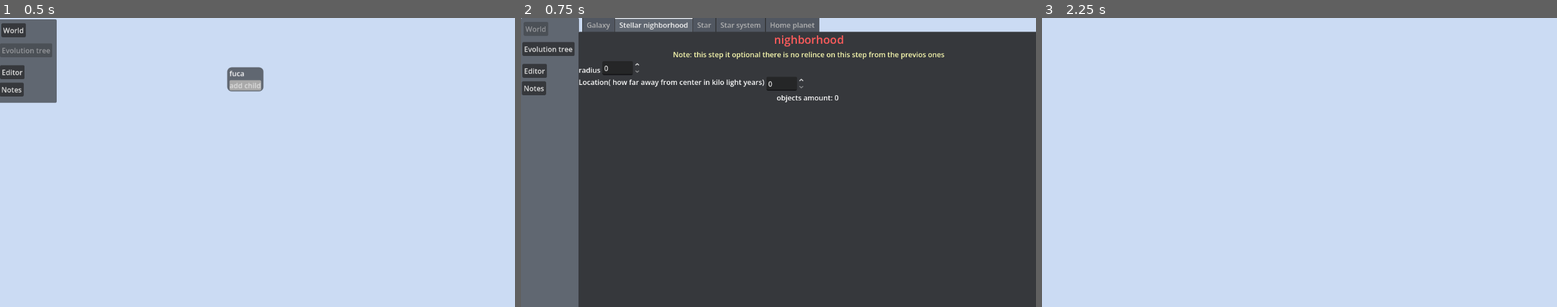
Above: before the commit, frames 1-3 (left to right).
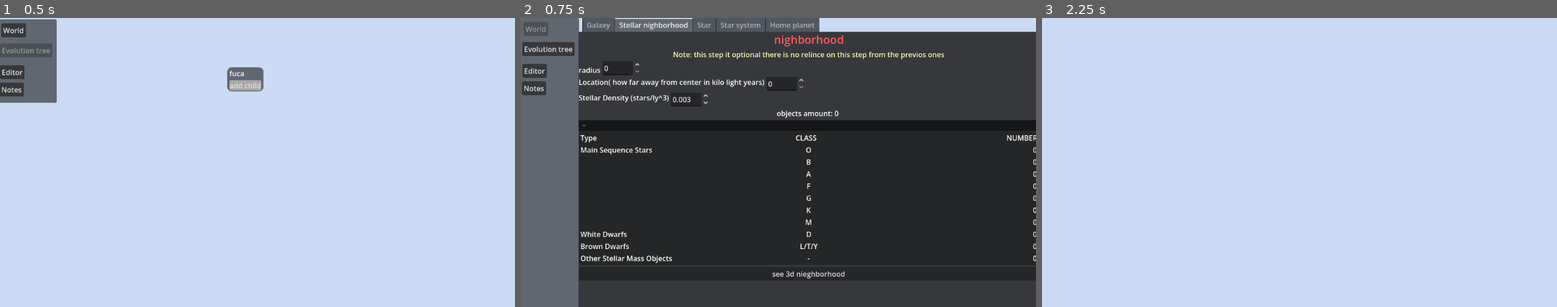
Above: after the commit, the same moments.

Repository: spicode/Planethra
Game: Godot game, scene res://main/scenes/main.tscn
The game is run twice, just before and just after one commit, with the same random seed, the same clock (stepped at 60 frames per second) and the same inputs.
Inputs:
- Up to frame 1 (0.5 s): no input
- Up to frame 2 (0.75 s): click "World" at 0.5 s
- Up to frame 3 (2.25 s): click "Evolution tree" at 1.25 s; click "Notes" at 2 s

Frame 1 is identical in both runs. In frame 2, 4.8% of the frame differs, in the area x 11-100%, y 26-91%; in frame 3, nothing differs.

Commit message:
welp good night

Diff:
--- a/Global.gd
+++ b/Global.gd
@@ -4,7 +4,7 @@
 var evotreepath
 var activeScene
 # takes a kelvin temprature and returns an rgb color. idk how it works
-func Kelvin2Rgb(Temperature:int) -> Color:
+func Kelvin2Rgb(Temperature:float) -> Color:
 	Temperature = Temperature / 100;
 	var Red
 	var Green
@@ -56,5 +56,5 @@
 
 	var rgb = Color(round(Red),round(Green),round(Blue))
 	return rgb;
-func is_in_range(min,max,value) -> bool:
-	return value>min and value < max
+func is_in_range(_min,_max,value) -> bool:
+	return value>_min and value < _max
--- a/main/scripts/treeloader.gd
+++ b/main/scripts/treeloader.gd
@@ -117,6 +117,7 @@
 	get_tree().reload_current_scene()
 func treeHasRoot()->bool:
 	var file = FileAccess.open(evotreepathlocal,FileAccess.READ_WRITE)
+
 	assert(file.file_exists(evotreepathlocal),"uhh.. where is evotree sure not in given path")
 	var json = file.get_as_text()
 	var json_object = JSON.new()
--- /dev/null
+++ b/start/Planet.gd
@@ -0,0 +1 @@
+class_name Planet extends Node
--- /dev/null
+++ b/start/StellarSystem.gd
@@ -0,0 +1,56 @@
+class_name StellarSystem extends Resource
+
+enum SystemType {
+	SINGLE,
+	BINARY,
+	TRIPLE,
+	QUADROPLE_PLUS
+}
+
+# [min_mass, max_mass, alpha] — alpha controls how top-heavy-rare the tail is
+var ClassToMass = {
+	"O": [16.0, 291.0, 2.35],
+	"B": [2.1, 16.0, 2.35],
+	"A": [1.4, 2.1, 2.35],
+	"F": [1.04, 1.4, 2.35],
+	"G": [0.8, 1.4, 2.35],
+	"K": [0.45, 0.8, 2.35],
+	"M": [0.08, 0.45, 1.3],
+	"D": [0.5, 0.7, 1.3],
+	"LTY": [0.012415, 0.0764, 1.3],
+	"OTHER": [30, 2000, 5],
+
+}
+
+var SType: SystemType
+var Planets: Array[Planet]
+var Stars: Array[Star]
+
+var _rng := RandomNumberGenerator.new()
+
+func _init():
+	_rng.randomize()
+
+func makeStellarSystem(Type, starTypes: Array[String]):
+	SType = SystemType.get(Type)
+	var StarNum = SystemType.get(Type) + 1
+	if not StarNum == starTypes.size():
+		printerr("System type and star type.size aren't equal FIX IT!!!!1!")
+
+	for star in range(StarNum):
+		var type = starTypes.pop_front()
+		var _star = Star.new()
+
+		var range_and_alpha = ClassToMass[type]
+		var mass = sample_mass(range_and_alpha[0], range_and_alpha[1], range_and_alpha[2], _rng)
+
+		_star.makeStar(mass)
+		Stars.append(_star)
+
+static func sample_mass(mass_min: float, mass_max: float, alpha: float, rng: RandomNumberGenerator) -> float:
+	var u = rng.randf()
+	var e = 1.0 - alpha
+	var low = pow(mass_min, e)
+	var high = pow(mass_max, e)
+	var val = low + u * (high - low)
+	return pow(val, 1.0 / e)
--- /dev/null
+++ b/start/Stellarneighborhood.gd
@@ -0,0 +1,193 @@
+class_name StellarNighborhood extends Resource
+
+var A = 0
+var B = 0
+var F = 0
+var O = 0
+var G = 0
+var K = 0
+var M = 0
+var D = 0
+var LTY=0
+var other=0
+var total=0
+var quadroplesPlus
+var triples
+var doubles
+var singles
+var totalSystems
+var stars:Array[StellarSystem]
+class Temps:
+	var O_Temp
+	var B_Temp
+	var A_Temp
+	var F_Temp
+	var G_Temp
+	var K_Temp
+	var M_Temp
+	var D_Temp
+	var LTY_Temp
+	var Other_Temp
+	var temp_quadroplesPlus
+	var temp_triples
+	var temp_doubles
+	var temp_singles
+func classify_stellar_nieghborhood(_nieghborhood_density,_nighborhoodsize):
+	B = snapped(((_nieghborhood_density*((4.0/3.0)*PI*_nighborhoodsize**3.0))*0.9*0.0013),0)
+	O = snapped(((_nieghborhood_density*((4.0/3.0)*PI*_nighborhoodsize**3.0))*0.9*0.0000003),0)
+	A = snapped(((_nieghborhood_density*((4.0/3.0)*PI*_nighborhoodsize**3.0))*0.9*0.006),0)
+	F = snapped(((_nieghborhood_density*((4.0/3.0)*PI*_nighborhoodsize**3.0))*0.9*0.03),0)
+	G = snapped(((_nieghborhood_density*((4.0/3.0)*PI*_nighborhoodsize**3.0))*0.9*0.076),0)
+	K = snapped(((_nieghborhood_density*((4.0/3.0)*PI*_nighborhoodsize**3.0))*0.9*0.121),0)
+	M = snapped(((_nieghborhood_density*((4.0/3.0)*PI*_nighborhoodsize**3.0))*0.9*0.7645),0)
+	D = snapped(((_nieghborhood_density*((4.0/3.0)*PI*_nighborhoodsize**3.0))*0.9*0.09),0)
+	LTY= snapped((_nieghborhood_density*((4.0/3.0)*PI*_nighborhoodsize**3.0))/2.5,0)
+	other=floor((_nieghborhood_density*((4.0/3.0)*PI*_nighborhoodsize**3.0))*0.01)
+	total=O+B+A+F+G+K+M+D+LTY+other
+	var temps= Temps.new()
+	temps.O_Temp=O
+	temps.B_Temp=B
+	temps.A_Temp=A
+	temps.F_Temp=F
+	temps.G_Temp=G
+	temps.K_Temp=K
+	temps.M_Temp=M
+	temps.D_Temp=D
+	temps.LTY_Temp=LTY
+	temps.Other_Temp=other
+	quadroplesPlus=round((total/1.58)*0.03)
+	triples=round((total/1.58)*0.08)
+	doubles=round((total/1.58)*0.33)
+	singles=total-((doubles*2)+(triples*3)+(quadroplesPlus*4))
+	temps.temp_quadroplesPlus=quadroplesPlus
+	temps.temp_triples=triples
+	temps.temp_doubles=doubles
+	temps.temp_singles=singles
+	totalSystems=quadroplesPlus+triples+doubles+singles
+	for system in range(totalSystems):
+		var system_type=chooseSystemType(temps)
+		var starTypes:Array[String]
+		match system_type:
+			"SINGLE":
+				var type= randomStarType(temps)
+				starTypes.append(type)
+				removeStarFromTemp(type,temps)
+				temps.temp_singles-=1
+			"BINARY":
+				var type= randomStarType(temps)
+				var type2= randomStarType(temps)
+				starTypes.append(type)
+				starTypes.append(type2)
+				removeStarFromTemp(type,temps)
+				removeStarFromTemp(type2,temps)
+				temps.temp_doubles-=1
+			"TRIPLE":
+				var type= randomStarType(temps)
+				removeStarFromTemp(type,temps)
+				starTypes.append(type)
+				var type2= randomStarType(temps)
+				removeStarFromTemp(type2,temps)
+				starTypes.append(type2)
+				var type3= randomStarType(temps)
+				starTypes.append(type3)
+				removeStarFromTemp(type3,temps)
+				temps.temp_triples-=1
+			"QUADROPLE_PLUS":
+				var type= randomStarType(temps)
+				removeStarFromTemp(type,temps)
+				var type2= randomStarType(temps)
+				removeStarFromTemp(type2,temps)
+				var type3= randomStarType(temps)
+				removeStarFromTemp(type3,temps)
+				var type4= randomStarType(temps)
+				removeStarFromTemp(type4,temps)
+				starTypes.append(type)
+				starTypes.append(type2)
+				starTypes.append(type3)
+				starTypes.append(type4)
+				temps.temp_quadroplesPlus-=1
+		var cursystem=StellarSystem.new()
+		cursystem.makeStellarSystem(system_type,starTypes)
+	return self
+func randomStarType(temps):
+	var keys = Star.starType.keys()
+	var type = keys[randi_range(0, keys.size() - 1)]
+	var type_num = Star.starType[type]
+
+	while true:
+
+		match type:
+			"O":
+				if temps.O_Temp>0:
+					break
+			"B":
+				if temps.B_Temp>0:
+					break
+			"A":
+				if temps.A_Temp>0:
+					break
+			"F":
+				if temps.F_Temp>0:
+					break
+			"G":
+				if temps.G_Temp>0:
+					break
+			"K":
+				if temps.K_Temp>0:
+					break
+			"M":
+				if temps.M_Temp>0:
+					break
+			"D":
+				if temps.D_Temp>0:
+					break
+			"LTY":
+				if temps.LTY_Temp>0:
+					break
+			"OTHER":
+				if temps.Other_Temp>0:
+					break
+		type = keys[randi_range(0, keys.size() - 1)]
+	print(type)
+	return type
+func removeStarFromTemp(type,temps):
+	match type:# I thought how to not repeat this but i came with nothing
+		"O":#I need to fix
+			temps.O_Temp-=1
+		"B":
+			temps.B_Temp-=1
+		"A":
+			temps.A_Temp-=1
+		"F":
+			temps.F_Temp-=1
+		"G":
+			temps.G_Temp-=1
+		"K":
+			temps.K_Temp-=1
+		"M":
+			temps.M_Temp-=1
+		"D":
+			temps.D_Temp-=1
+		"LTY":
+			temps.LTY_Temp-=1
+		"OTHER":
+			temps.Other_Temp-=1
+func chooseSystemType(temps):
+	var keys = StellarSystem.SystemType.keys()
+	var type = keys[randi_range(0, keys.size() - 1)]
+	while true:
+		match type:
+			"SINGLE":
+					if temps.temp_singles>0:
+						break
+			"BINARY":
+				if temps.temp_doubles>0:
+						break
+			"TRIPLE":
+				if temps.temp_triples>0:
+						break
+			"QUADROPLE_PLUS":
+				if temps.temp_quadroplesPlus>0:
+						break
+		type = keys[randi_range(0, keys.size() - 1)]
+	return type
--- a/start/star.gd
+++ b/start/star.gd
@@ -9,7 +9,7 @@
 K,
 M,
 D,
-L,T,Y,
+LTY,
 OTHER
 }
 var maxAge
@@ -22,14 +22,16 @@
 var _color
 var habitableZone:Array[float]
 var type
-
+var linkedStars:Array[Star]
+var System:StellarSystem
 func makeStar(_mass,_currentAge=1.00) -> Star:
 	mass = _mass
-	radius=  mass^0.8 if mass < 1 else mass^0.57
-	lumanucity = 0.23*mass^2.3 if mass<0.43 else (mass^4 if mass<2 else mass^3.5)
-	density = mass/radius^3
-	temprature =((lumanucity/radius^2)^0.25)*5776
+	radius=  mass**0.8 if mass < 1 else mass**0.57
+	lumanucity = 0.23*mass**2.3 if mass<0.43 else (mass**4 if mass<2 else mass**3.5)
+	density = mass/radius**3
+	temprature =((lumanucity/radius**2)**0.25)*5776
 	_color= Global.Kelvin2Rgb(temprature)
-	habitableZone[0]=snapped(sqrt(lumanucity/1.1),0.001)
-	habitableZone[1]= snapped(sqrt(lumanucity/0.53),0.001)
+	habitableZone.resize(2)
+	habitableZone[0] = sqrt(lumanucity/1.1)
+	habitableZone[1] = sqrt(lumanucity/0.53)
 	return self
--- a/start/start.gd
+++ b/start/start.gd
@@ -8,3 +8,8 @@
 var galaxyHabitableZoneMax
 var nignhborhoodLocation
 var nbrhdRadius
+var nbrhddnsity
+
+
+func _on_stellar_density_2_value_changed(value: float) -> void:
+	pass # Replace with function body.
--- a/start/start.tscn
+++ b/start/start.tscn
@@ -137,14 +137,260 @@
 size_flags_vertical = 8
 text = "Location not in range"
 
+[node name="Stellar dencity" type="HBoxContainer" parent="TabContainer/Stellar nighborhood/VBoxContainer" unique_id=1508252986]
+layout_mode = 2
+
+[node name="Stellar Density" type="Label" parent="TabContainer/Stellar nighborhood/VBoxContainer/Stellar dencity" unique_id=218037035]
+layout_mode = 2
+size_flags_horizontal = 0
+size_flags_vertical = 0
+offset_transform_position = Vector2(0, 8.175)
+offset_transform_visual_only = false
+text = "Stellar Density (stars/ly^3)"
+
+[node name="Stellar Density2" type="SpinBox" parent="TabContainer/Stellar nighborhood/VBoxContainer/Stellar dencity" unique_id=785231214]
+layout_mode = 2
+size_flags_horizontal = 0
+max_value = 1.0
+step = 0.001
+value = 0.003
+
 [node name="Label2" type="Label" parent="TabContainer/Stellar nighborhood/VBoxContainer" unique_id=1189834973]
 layout_mode = 2
 size_flags_horizontal = 4
 text = "objects amount: 0 "
 
-[node name="Button" type="Button" parent="TabContainer/Stellar nighborhood" unique_id=61949454]
-visible = false
-layout_mode = 2
+[node name="FoldableContainer" type="FoldableContainer" parent="TabContainer/Stellar nighborhood/VBoxContainer" unique_id=1012499017]
+layout_mode = 2
+
+[node name="VBoxContainer" type="VBoxContainer" parent="TabContainer/Stellar nighborhood/VBoxContainer/FoldableContainer" unique_id=1777979550]
+layout_mode = 2
+
+[node name="Label" type="HBoxContainer" parent="TabContainer/Stellar nighborhood/VBoxContainer/FoldableContainer/VBoxContainer" unique_id=166652193]
+layout_mode = 2
+
+[node name="Type" type="Label" parent="TabContainer/Stellar nighborhood/VBoxContainer/FoldableContainer/VBoxContainer/Label" unique_id=1445467765]
+layout_mode = 2
+size_flags_horizontal = 0
+text = "Type"
+
+[node name="Class" type="Label" parent="TabContainer/Stellar nighborhood/VBoxContainer/FoldableContainer/VBoxContainer/Label" unique_id=1050576897]
+layout_mode = 2
+size_flags_horizontal = 10
+text = " CLASS"
+
+[node name="NUMBER" type="Label" parent="TabContainer/Stellar nighborhood/VBoxContainer/FoldableContainer/VBoxContainer/Label" unique_id=212836418]
+layout_mode = 2
+size_flags_horizontal = 10
+text = "NUMBER"
+
+[node name="O" type="HBoxContainer" parent="TabContainer/Stellar nighborhood/VBoxContainer/FoldableContainer/VBoxContainer" unique_id=761368334]
+layout_mode = 2
+
+[node name="Type" type="Label" parent="TabContainer/Stellar nighborhood/VBoxContainer/FoldableContainer/VBoxContainer/O" unique_id=84986389]
+layout_mode = 2
+size_flags_horizontal = 2
+text = "Main Sequence Stars"
+horizontal_alignment = 1
+
+[node name="CLass" type="Label" parent="TabContainer/Stellar nighborhood/VBoxContainer/FoldableContainer/VBoxContainer/O" unique_id=1574778346]
+layout_mode = 2
+size_flags_horizontal = 3
+text = "O"
+horizontal_alignment = 1
+
+[node name="NUMBER" type="Label" parent="TabContainer/Stellar nighborhood/VBoxContainer/FoldableContainer/VBoxContainer/O" unique_id=1078380547]
+layout_mode = 2
+size_flags_horizontal = 10
+text = "0"
+horizontal_alignment = 2
+
+[node name="B" type="HBoxContainer" parent="TabContainer/Stellar nighborhood/VBoxContainer/FoldableContainer/VBoxContainer" unique_id=1313002280]
+layout_mode = 2
+
+[node name="Type" type="Label" parent="TabContainer/Stellar nighborhood/VBoxContainer/FoldableContainer/VBoxContainer/B" unique_id=1227257412]
+layout_mode = 2
+size_flags_horizontal = 2
+horizontal_alignment = 1
+
+[node name="CLass" type="Label" parent="TabContainer/Stellar nighborhood/VBoxContainer/FoldableContainer/VBoxContainer/B" unique_id=463600492]
+layout_mode = 2
+size_flags_horizontal = 3
+text = "B"
+horizontal_alignment = 1
+
+[node name="NUMBER" type="Label" parent="TabContainer/Stellar nighborhood/VBoxContainer/FoldableContainer/VBoxContainer/B" unique_id=1158586115]
+layout_mode = 2
+size_flags_horizontal = 10
+text = "0"
+horizontal_alignment = 2
+
+[node name="A" type="HBoxContainer" parent="TabContainer/Stellar nighborhood/VBoxContainer/FoldableContainer/VBoxContainer" unique_id=1090595459]
+layout_mode = 2
+
+[node name="Type" type="Label" parent="TabContainer/Stellar nighborhood/VBoxContainer/FoldableContainer/VBoxContainer/A" unique_id=1479708214]
+layout_mode = 2
+size_flags_horizontal = 2
+horizontal_alignment = 1
+
+[node name="CLass" type="Label" parent="TabContainer/Stellar nighborhood/VBoxContainer/FoldableContainer/VBoxContainer/A" unique_id=1440981901]
+layout_mode = 2
+size_flags_horizontal = 3
+text = "A"
+horizontal_alignment = 1
+
+[node name="NUMBER" type="Label" parent="TabContainer/Stellar nighborhood/VBoxContainer/FoldableContainer/VBoxContainer/A" unique_id=1049085325]
+layout_mode = 2
+size_flags_horizontal = 10
+text = "0"
+horizontal_alignment = 2
+
+[node name="F" type="HBoxContainer" parent="TabContainer/Stellar nighborhood/VBoxContainer/FoldableContainer/VBoxContainer" unique_id=865683569]
+layout_mode = 2
+
+[node name="Type" type="Label" parent="TabContainer/Stellar nighborhood/VBoxContainer/FoldableContainer/VBoxContainer/F" unique_id=1460028384]
+layout_mode = 2
+size_flags_horizontal = 2
+horizontal_alignment = 1
+
+[node name="CLass" type="Label" parent="TabContainer/Stellar nighborhood/VBoxContainer/FoldableContainer/VBoxContainer/F" unique_id=903662243]
+layout_mode = 2
+size_flags_horizontal = 3
+text = "F"
+horizontal_alignment = 1
+
+[node name="NUMBER" type="Label" parent="TabContainer/Stellar nighborhood/VBoxContainer/FoldableContainer/VBoxContainer/F" unique_id=459148445]
+layout_mode = 2
+size_flags_horizontal = 10
+text = "0"
+horizontal_alignment = 2
+
+[node name="G" type="HBoxContainer" parent="TabContainer/Stellar nighborhood/VBoxContainer/FoldableContainer/VBoxContainer" unique_id=17798369]
+layout_mode = 2
+
+[node name="Type" type="Label" parent="TabContainer/Stellar nighborhood/VBoxContainer/FoldableContainer/VBoxContainer/G" unique_id=458927541]
+layout_mode = 2
+size_flags_horizontal = 2
+horizontal_alignment = 1
+
+[node name="CLass" type="Label" parent="TabContainer/Stellar nighborhood/VBoxContainer/FoldableContainer/VBoxContainer/G" unique_id=982788448]
+layout_mode = 2
+size_flags_horizontal = 3
+text = "G"
+horizontal_alignment = 1
+
+[node name="NUMBER" type="Label" parent="TabContainer/Stellar nighborhood/VBoxContainer/FoldableContainer/VBoxContainer/G" unique_id=1671683628]
+layout_mode = 2
+size_flags_horizontal = 10
+text = "0"
+horizontal_alignment = 2
+
+[node name="K" type="HBoxContainer" parent="TabContainer/Stellar nighborhood/VBoxContainer/FoldableContainer/VBoxContainer" unique_id=1310446594]
+layout_mode = 2
+
+[node name="Type" type="Label" parent="TabContainer/Stellar nighborhood/VBoxContainer/FoldableContainer/VBoxContainer/K" unique_id=2023352517]
+layout_mode = 2
+size_flags_horizontal = 2
+horizontal_alignment = 1
+
+[node name="CLass" type="Label" parent="TabContainer/Stellar nighborhood/VBoxContainer/FoldableContainer/VBoxContainer/K" unique_id=563019319]
+layout_mode = 2
+size_flags_horizontal = 3
+text = "K"
+horizontal_alignment = 1
+
+[node name="NUMBER" type="Label" parent="TabContainer/Stellar nighborhood/VBoxContainer/FoldableContainer/VBoxContainer/K" unique_id=1053833776]
+layout_mode = 2
+size_flags_horizontal = 10
+text = "0"
+horizontal_alignment = 2
+
+[node name="M" type="HBoxContainer" parent="TabContainer/Stellar nighborhood/VBoxContainer/FoldableContainer/VBoxContainer" unique_id=1295104438]
+layout_mode = 2
+
+[node name="Type" type="Label" parent="TabContainer/Stellar nighborhood/VBoxContainer/FoldableContainer/VBoxContainer/M" unique_id=1344303557]
+layout_mode = 2
+size_flags_horizontal = 2
+horizontal_alignment = 1
+
+[node name="CLass" type="Label" parent="TabContainer/Stellar nighborhood/VBoxContainer/FoldableContainer/VBoxContainer/M" unique_id=483849837]
+layout_mode = 2
+size_flags_horizontal = 3
+text = "M"
+horizontal_alignment = 1
+
+[node name="NUMBER" type="Label" parent="TabContainer/Stellar nighborhood/VBoxContainer/FoldableContainer/VBoxContainer/M" unique_id=1604791325]
+layout_mode = 2
+size_flags_horizontal = 10
+text = "0"
+horizontal_alignment = 2
+
+[node name="D" type="HBoxContainer" parent="TabContainer/Stellar nighborhood/VBoxContainer/FoldableContainer/VBoxContainer" unique_id=1661737362]
+layout_mode = 2
+
+[node name="Type" type="Label" parent="TabContainer/Stellar nighborhood/VBoxContainer/FoldableContainer/VBoxContainer/D" unique_id=350551078]
+layout_mode = 2
+size_flags_horizontal = 2
+text = "White Dwarfs"
+horizontal_alignment = 1
+
+[node name="CLass" type="Label" parent="TabContainer/Stellar nighborhood/VBoxContainer/FoldableContainer/VBoxContainer/D" unique_id=1921060463]
+layout_mode = 2
+size_flags_horizontal = 3
+text = "D"
+horizontal_alignment = 1
+
+[node name="NUMBER" type="Label" parent="TabContainer/Stellar nighborhood/VBoxContainer/FoldableContainer/VBoxContainer/D" unique_id=2129539385]
+layout_mode = 2
+size_flags_horizontal = 10
+text = "0"
+horizontal_alignment = 2
+
+[node name="LTY" type="HBoxContainer" parent="TabContainer/Stellar nighborhood/VBoxContainer/FoldableContainer/VBoxContainer" unique_id=1303073656]
+layout_mode = 2
+
+[node name="Type" type="Label" parent="TabContainer/Stellar nighborhood/VBoxContainer/FoldableContainer/VBoxContainer/LTY" unique_id=1350396797]
+layout_mode = 2
+size_flags_horizontal = 2
+text = "Brown Dwarfs"
+horizontal_alignment = 1
+
+[node name="CLass" type="Label" parent="TabContainer/Stellar nighborhood/VBoxContainer/FoldableContainer/VBoxContainer/LTY" unique_id=1109107856]
+layout_mode = 2
+size_flags_horizontal = 3
+text = "L/T/Y"
+horizontal_alignment = 1
+
+[node name="NUMBER" type="Label" parent="TabContainer/Stellar nighborhood/VBoxContainer/FoldableContainer/VBoxContainer/LTY" unique_id=475438520]
+layout_mode = 2
+size_flags_horizontal = 10
+text = "0"
+horizontal_alignment = 2
+
+[node name="Other" type="HBoxContainer" parent="TabContainer/Stellar nighborhood/VBoxContainer/FoldableContainer/VBoxContainer" unique_id=1653856841]
+layout_mode = 2
+
+[node name="Type" type="Label" parent="TabContainer/Stellar nighborhood/VBoxContainer/FoldableContainer/VBoxContainer/Other" unique_id=1855401588]
+layout_mode = 2
+size_flags_horizontal = 2
+text = "Other Stellar Mass Objects"
+horizontal_alignment = 1
+
+[node name="CLass" type="Label" parent="TabContainer/Stellar nighborhood/VBoxContainer/FoldableContainer/VBoxContainer/Other" unique_id=404243184]
+layout_mode = 2
+size_flags_horizontal = 3
+text = "-"
+horizontal_alignment = 1
+
+[node name="NUMBER" type="Label" parent="TabContainer/Stellar nighborhood/VBoxContainer/FoldableContainer/VBoxContainer/Other" unique_id=1802128667]
+layout_mode = 2
+size_flags_horizontal = 10
+text = "0"
+horizontal_alignment = 2
+
+[node name="Button" type="Button" parent="TabContainer/Stellar nighborhood/VBoxContainer" unique_id=61949454]
+layout_mode = 2
+size_flags_vertical = 4
 text = "see 3d nieghborhood"
 
 [node name="Star" type="PanelContainer" parent="TabContainer" unique_id=1991512021]
@@ -165,3 +411,4 @@
 [connection signal="value_changed" from="TabContainer/Galaxy/VBoxContainer/Container/LineEdit" to="TabContainer/Galaxy" method="_on_line_edit_value_changed"]
 [connection signal="value_changed" from="TabContainer/Stellar nighborhood/VBoxContainer/Size/LineEdit" to="TabContainer/Stellar nighborhood" method="_on_line_edit_value_changed"]
 [connection signal="value_changed" from="TabContainer/Stellar nighborhood/VBoxContainer/Location/location2" to="TabContainer/Stellar nighborhood" method="_on_location_2_value_changed"]
+[connection signal="value_changed" from="TabContainer/Stellar nighborhood/VBoxContainer/Stellar dencity/Stellar Density2" to="TabContainer/Stellar nighborhood" method="_on_stellar_density_2_value_changed"]
--- a/start/stellar_nighborhoodMaker.gd
+++ b/start/stellar_nighborhoodMaker.gd
@@ -2,11 +2,13 @@
 
 
 @export var main:Control
-var nighborhoodsize
+var nighborhoodsize=10
+var nieghborhood_density=0.003
+var nieghborhood=StellarNighborhood.new()
 func _on_line_edit_value_changed(value: float) -> void:
 	nighborhoodsize=value
 	main.nbrhdRadius= value
-
+	nieghborhood=nieghborhood.classify_stellar_nieghborhood(nieghborhood_density,nighborhoodsize)
 
 func _on_location_2_value_changed(value: float) -> void:
 	if Global.is_in_range(main.galaxyHabitableZoneMin,main.galaxyHabitableZoneMax,value):
@@ -19,3 +21,20 @@
 		$VBoxContainer/Location/Warning.text=str("Location not in habitable zone. habitable zone: ",main.galaxyHabitableZoneMin," - ", main.galaxyHabitableZoneMax)
 		await get_tree().create_timer(3).timeout
 		$VBoxContainer/Location/Warning.visible=false
+
+func updateNieghborhood():
+	$VBoxContainer/FoldableContainer/VBoxContainer/O/NUMBER.text=nieghborhood.O
+	$VBoxContainer/FoldableContainer/VBoxContainer/B/NUMBER.text=nieghborhood.B
+	$VBoxContainer/FoldableContainer/VBoxContainer/A/NUMBER.text=nieghborhood.A
+	$VBoxContainer/FoldableContainer/VBoxContainer/F/NUMBER.text=nieghborhood.F
+	$VBoxContainer/FoldableContainer/VBoxContainer/G/NUMBER.text=nieghborhood.G
+	$VBoxContainer/FoldableContainer/VBoxContainer/K/NUMBER.text=nieghborhood.K
+	$VBoxContainer/FoldableContainer/VBoxContainer/M/NUMBER.text=nieghborhood.M
+	$VBoxContainer/FoldableContainer/VBoxContainer/D/NUMBER.text=nieghborhood.D
+	$VBoxContainer/FoldableContainer/VBoxContainer/LTY/NUMBER.text=nieghborhood.LTY
+	$VBoxContainer/FoldableContainer/VBoxContainer/Other/NUMBER.text=nieghborhood.other
+
+func _on_stellar_density_2_value_changed(value: float) -> void:
+	nieghborhood_density=value
+	main.nbrhddnsity= value
+	nieghborhood=nieghborhood.classify_stellar_nieghborhood(nieghborhood_density,nighborhoodsize)
Not shown, added: start/Planet.gd.uid
Not shown, added: start/StellarSystem.gd.uid
Not shown, added: start/Stellarneighborhood.gd.uid
